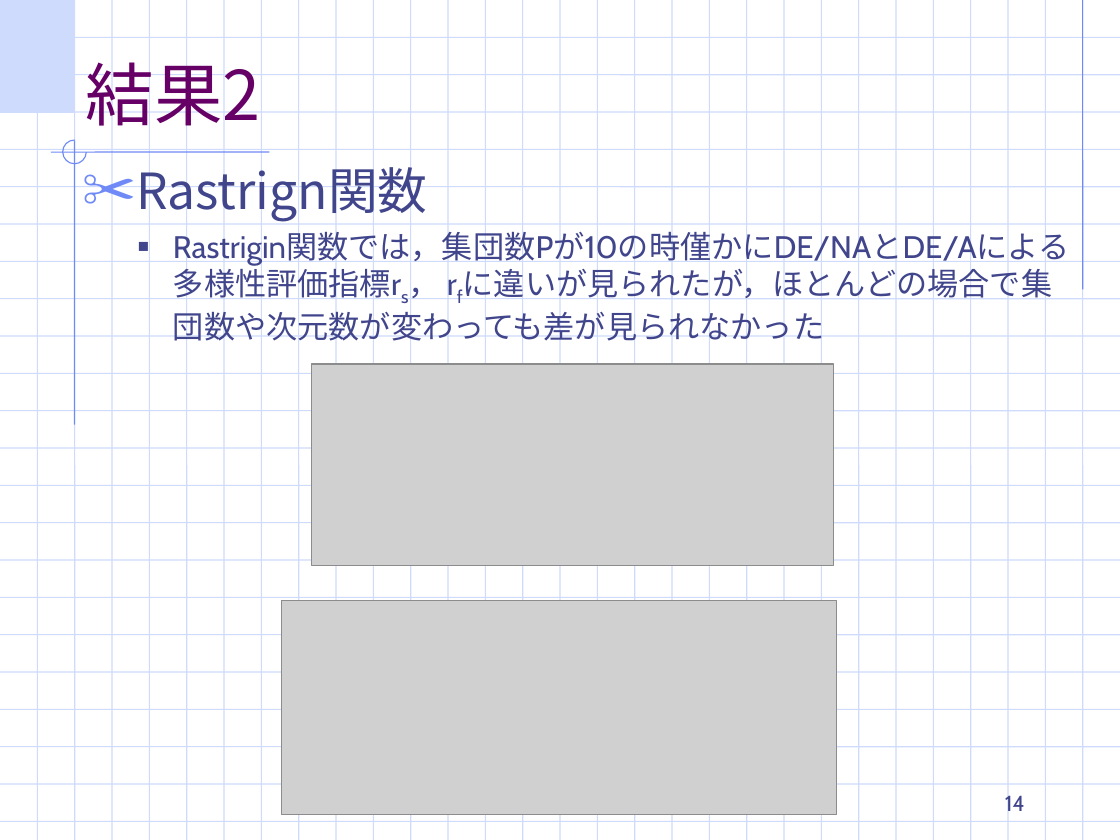
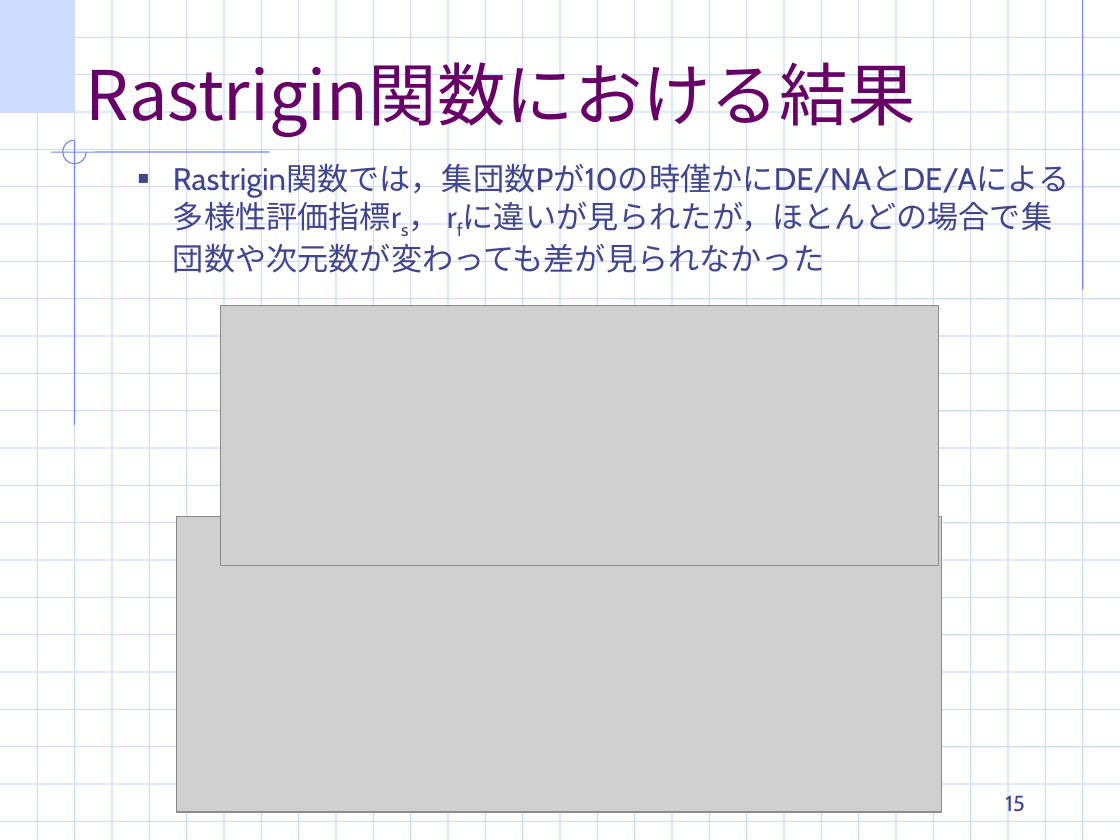
Before and after one commit to TakefumiYamamura/labolatry, a slide deck: slide 15 of 適応DE最終ゼミ発表.ppt (slide 14 before the commit). Drawn at 1120x840 pixels with LibreOffice and Linux fonts; fonts in the diff are those of the drawing; grey boxes stand for pictures; background and template pictures are left out. Boxes give left, top, right and bottom in pixels: in the first picture for what was removed or moved away, otherwise in the second. Text is boxed around its words. In the diff, an @@ line names an element or a change of style, - is before the commit and + after.

```diff
--- a/適応DE最終ゼミ発表.ppt
+++ b/適応DE最終ゼミ発表.ppt
@@ title at (86,50,916,137): text changed @@
-結果2
+Rastrigin関数における結果
@@ text at (136,159,428,222): paragraph removed @@
-✂ Rastrign関数
@@ picture: place and size @@
-picture at (311,364,833,566)
+picture at (221,306,939,566)
@@ picture: place and size @@
-picture at (281,600,837,815)
+picture at (177,516,942,812)
@@ page number at (1005,795,1024,812): text changed @@
-14
+15
```
Also in this commit, not shown: 10 other slides changed, 1 slide added.
